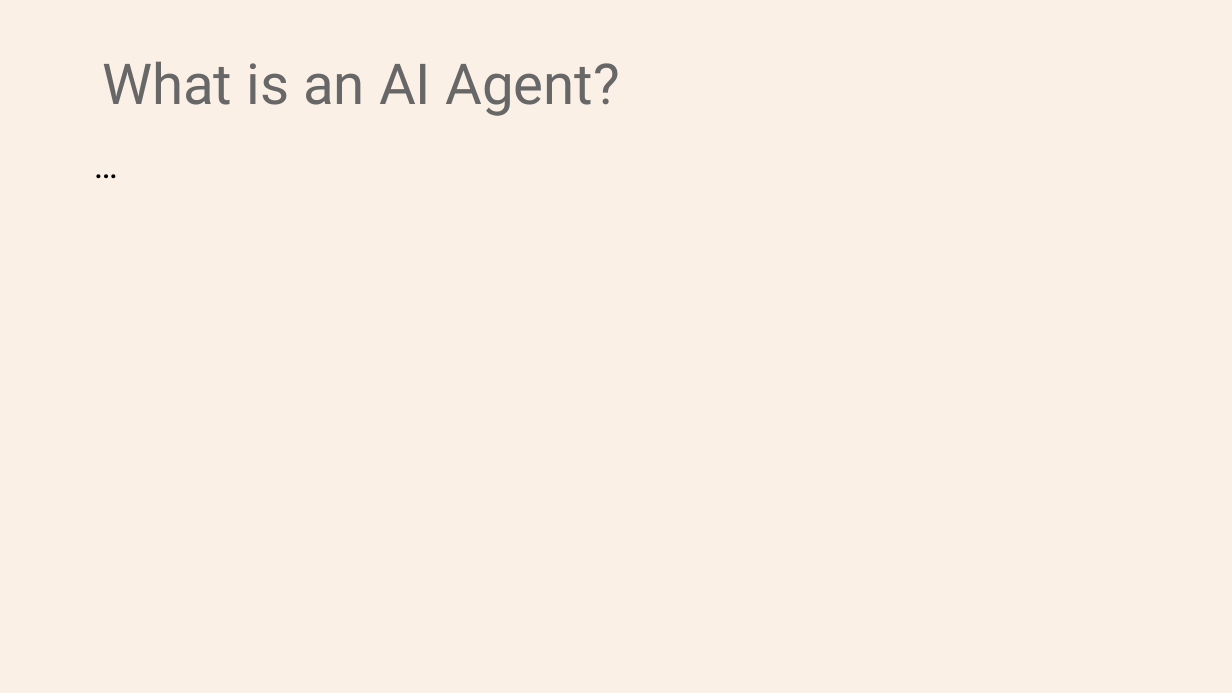
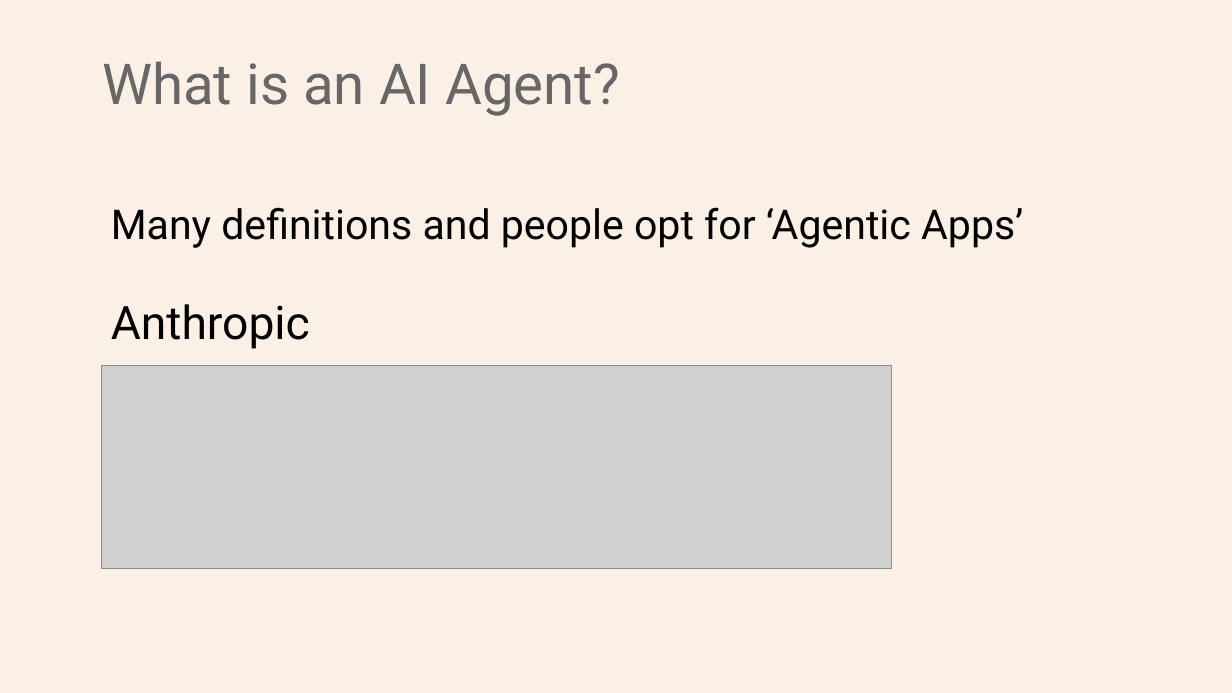
Before and after one commit to Python-Test-Engineer/earl2025, a slide deck: slide 6 of AI_Agents_in_the_Data_Pipeline.pptx. Drawn at 1232x693 pixels with LibreOffice and Linux fonts; fonts in the diff are those of the drawing; grey boxes stand for pictures. Boxes give left, top, right and bottom in pixels: in the first picture for what was removed or moved away, otherwise in the second. Text is boxed around its words. In the diff, an @@ line names an element or a change of style, - is before the commit and + after.

```diff
--- a/AI_Agents_in_the_Data_Pipeline.pptx
+++ b/AI_Agents_in_the_Data_Pipeline.pptx
@@ text removed at bbox=[85, 143, 1156, 640] @@
-…
@@ text added at bbox=[111, 207, 1023, 248], 32 pt, text #000000 @@
+Many definitions and people opt for ‘Agentic Apps’
@@ text added at bbox=[111, 304, 310, 349], 36 pt, text #000000 @@
+Anthropic
@@ picture added at bbox=[102, 366, 892, 568] @@
```
Also in this commit, not shown: 10 other slides changed, 5 slides added, 1 slide removed, 4 other files.
